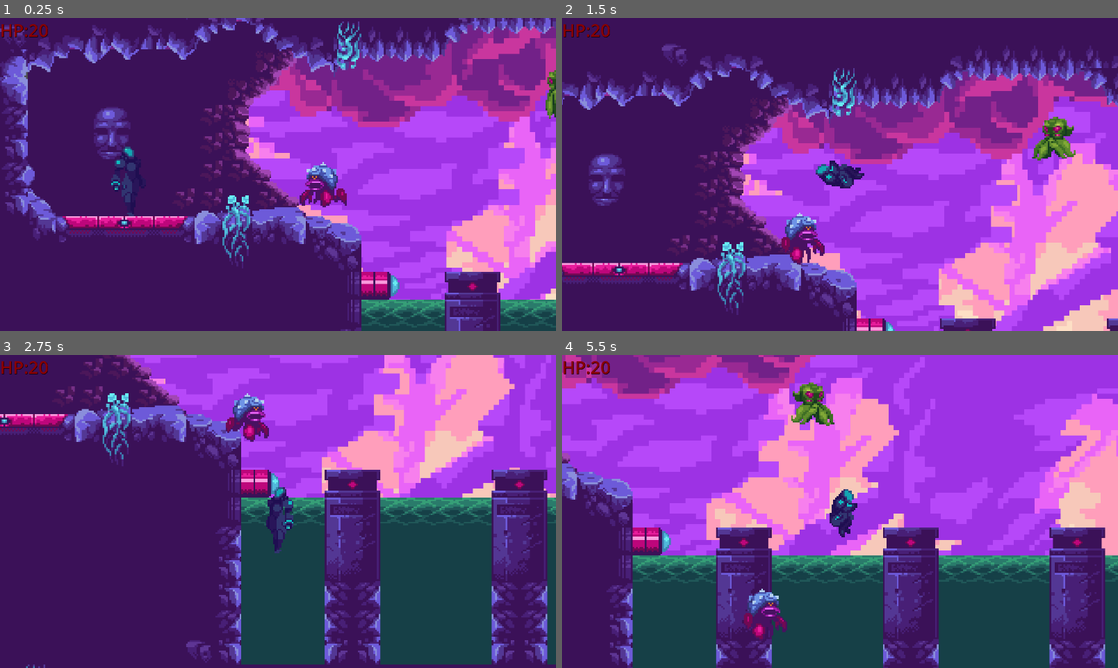
Above: before the commit, frames 1-4 (two rows, left to right).
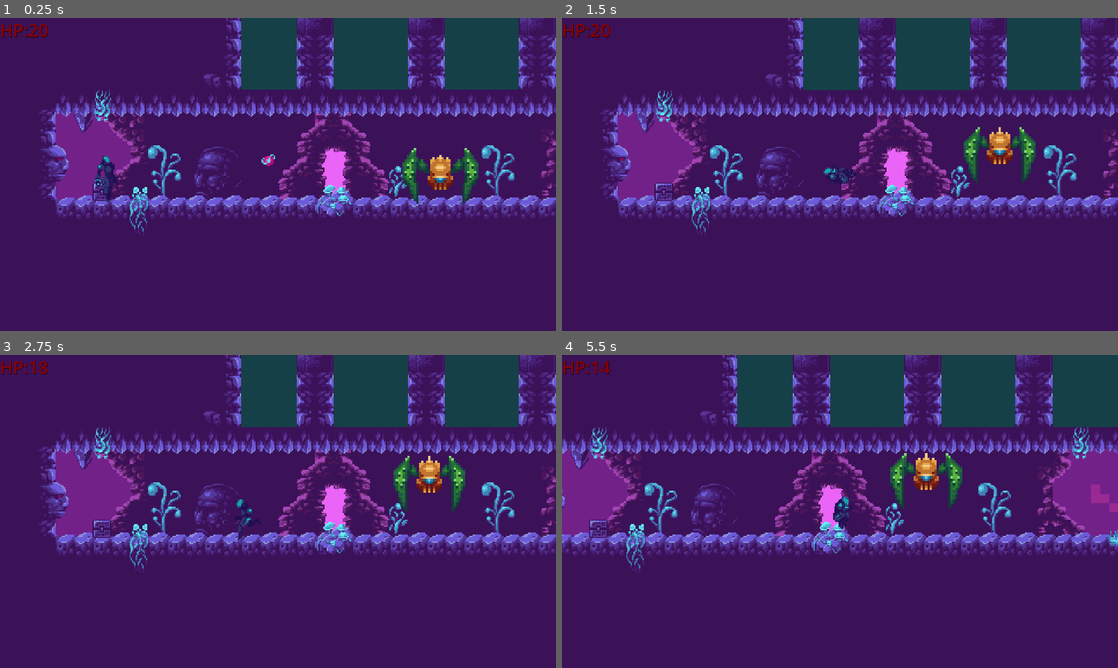
Above: after the commit, the same moments.

Repository: Phlegmlee/Astroshift
Game: Godot game, scene res://Levels/Level_1_Normal.tscn
Same seed, same stepped clock (60 frames per second), same inputs: the game is played once before the commit and once after it. Sound files missing from this copy of the repository are replaced by a short silence.
Inputs (mouse positions are in pixels of both pictures, inside the frame that each line leads up to):
- Up to frame 1 (0.25 s): no input
- Up to frame 2 (1.5 s): move the mouse to (962, 158) at 0.52 s; hold Right (player_right) from 0.53 s (still down); click (962, 158) at 0.6 s; tap W (player_jump) at 0.77 s; move the mouse to (728, 190) at 1.27 s; click (728, 190) at 1.35 s
- Up to frame 3 (2.75 s): tap W (player_jump) at 1.52 s; move the mouse to (333, 442) at 2.02 s; release Right (player_right) at 2.03 s; hold Left (player_left) from 2.03 s (still down); click (333, 442) at 2.1 s
- Up to frame 4 (5.5 s): move the mouse to (812, 574) at 2.77 s; release Left (player_left) at 2.78 s; hold Right (player_right) 2.78-4.28 s; click (812, 574) at 2.85 s; tap W (player_jump) at 3.02, 3.77, 4.52 s; move the mouse to (1006, 558) at 3.52 s; click (1006, 558) at 3.6 s; move the mouse to (673, 464) at 4.27 s; hold Left (player_left) 4.28-5.03 s; click (673, 464) at 4.35 s; move the mouse to (867, 511) at 5.02 s; hold Right (player_right) from 5.03 s (still down); click (867, 511) at 5.1 s

The runs differ from the first frame. In frame 1, 62% of the frame differs, in the area x 0-100%, y 0-100%; in frame 2, 69%; in frame 3, 65%; in frame 4, 90%.

Commit message:
Player Update
Updated animations then broke them even more, changed sprite draw scale and established player attributes that will be constant.

Diff:
--- a/Levels/Level_1_Normal.tscn
+++ b/Levels/Level_1_Normal.tscn
@@ -25,56 +25,38 @@
 [node name="Fungal Planet BG" parent="." instance=ExtResource("1_6ejrl")]
 
 [node name="Alien World" parent="." instance=ExtResource("2_t5ej0")]
-scale = Vector2(2, 2)
 layer_0/name = "bg walls"
 layer_0/tile_data = PackedInt32Array(1835045, 131074, 2, 1835046, 131074, 2, 1900582, 131074, 2, 1900583, 131074, 2, 19 …(2177 unchanged characters)…
 layer_1/name = "Props-Walls"
-layer_1/enabled = true
-layer_1/modulate = Color(1, 1, 1, 1)
-layer_1/y_sort_enabled = false
-layer_1/y_sort_origin = 0
-layer_1/z_index = 0
 layer_1/tile_data = PackedInt32Array(1900554, 131075, 6, 1966090, 131075, 7, 2031626, 131075, 8, 2097162, 131075, 9, 19 …(7406 unchanged characters)…
 layer_2/name = "Cave boarder"
-layer_2/enabled = true
-layer_2/modulate = Color(1, 1, 1, 1)
-layer_2/y_sort_enabled = false
-layer_2/y_sort_origin = 0
-layer_2/z_index = 0
 layer_2/tile_data = PackedInt32Array(1114116, 262145, 1, 1114117, 327681, 1, 1114115, 196609, 1, 1114114, 131073, 1, 11 …(95978 unchanged characters)…
 layer_3/name = "foliage"
-layer_3/enabled = true
-layer_3/modulate = Color(1, 1, 1, 1)
-layer_3/y_sort_enabled = false
-layer_3/y_sort_origin = 0
-layer_3/z_index = 0
 layer_3/tile_data = PackedInt32Array(720908, 524289, 4, 2031633, 196609, 6, 2097169, 196609, 7, 2031634, 262145, 6, 209 …(252 unchanged characters)…
 layer_4/name = "water"
-layer_4/enabled = true
 layer_4/modulate = Color(0.521569, 0.666667, 0.490196, 1)
-layer_4/y_sort_enabled = false
-layer_4/y_sort_origin = 0
-layer_4/z_index = 0
 layer_4/tile_data = PackedInt32Array(1310733, 1441793, 3, 1376269, 1441793, 4, 1310734, 1441793, 3, 1376270, 1441793, 4 …(1933 unchanged characters)…
 
 [node name="Powerup" parent="." instance=ExtResource("4_haapd")]
-position = Vector2(445, 960)
+position = Vector2(232, 476)
+scale = Vector2(1, 1)
 
 [node name="Player" type="Node2D" parent="."]
 
 [node name="Player" parent="Player" instance=ExtResource("1_ypanh")]
-position = Vector2(150, 473)
+position = Vector2(93, 469)
 
 [node name="Mobs" type="Node2D" parent="."]
 
 [node name="crab" parent="Mobs" instance=ExtResource("4_cxs3e")]
-position = Vector2(373, 471)
+position = Vector2(827, 294)
 
 [node name="Squid" parent="Mobs" instance=ExtResource("6_l762q")]
-position = Vector2(644, 403)
+position = Vector2(371, 212)
+motion_mode = 1
 
 [node name="Jumper" parent="Mobs" instance=ExtResource("7_v16pw")]
-position = Vector2(771, 985)
+position = Vector2(381, 490)
 
 [node name="UserInterface" type="CanvasLayer" parent="."]
 
--- a/Player/Bullet.tscn
+++ b/Player/Bullet.tscn
@@ -60,6 +60,7 @@
 shape = SubResource("CapsuleShape2D_p3hur")
 
 [node name="BulletSprite" type="AnimatedSprite2D" parent="."]
+visible = false
 scale = Vector2(2.5, 2.5)
 sprite_frames = SubResource("SpriteFrames_eoj6f")
 autoplay = "default"
--- a/Player/Player.tscn
+++ b/Player/Player.tscn
@@ -49,7 +49,6 @@
 
 [sub_resource type="Animation" id="Animation_blklk"]
 resource_name = "BaseDuck"
-loop_mode = 1
 tracks/0/type = "value"
 tracks/0/imported = false
 tracks/0/enabled = true
@@ -103,7 +102,6 @@
 
 [sub_resource type="Animation" id="Animation_ljdp1"]
 resource_name = "BaseIdle"
-loop_mode = 1
 step = 0.25
 tracks/0/type = "value"
 tracks/0/imported = false
@@ -158,7 +156,6 @@
 
 [sub_resource type="Animation" id="Animation_ok3g5"]
 resource_name = "BaseRun"
-loop_mode = 1
 tracks/0/type = "value"
 tracks/0/imported = false
 tracks/0/enabled = true
@@ -208,7 +205,8 @@
 }
 
 [sub_resource type="CapsuleShape2D" id="CapsuleShape2D_2nlvs"]
-height = 76.0
+radius = 7.0
+height = 38.0
 
 [sub_resource type="AtlasTexture" id="AtlasTexture_d8qae"]
 atlas = ExtResource("5_xwqgs")
@@ -712,13 +710,13 @@
 states/BlendSpace2D/position = Vector2(228.635, 185.769)
 states/Start/position = Vector2(189.5, 102.585)
 transitions = ["Start", "BaseIdle", SubResource("AnimationNodeStateMachineTransition_crlx7"), "BaseIdle", "BaseRun", Su …(1606 unchanged characters)…
-graph_offset = Vector2(-85.3648, 26.769)
+graph_offset = Vector2(-28.4548, 71.3415)
 
 [node name="Player" type="CharacterBody2D"]
 script = ExtResource("1_uqs5m")
 
 [node name="Camera2D" type="Camera2D" parent="."]
-zoom = Vector2(3, 3)
+zoom = Vector2(4, 4)
 limit_left = 0
 limit_top = 0
 limit_bottom = 2056
@@ -730,19 +728,18 @@
 autoplay = "BaseIdle"
 
 [node name="CollisionShape2D" type="CollisionShape2D" parent="."]
-position = Vector2(0, 10)
+position = Vector2(0, 4)
 shape = SubResource("CapsuleShape2D_2nlvs")
 
 [node name="Astro" type="AnimatedSprite2D" parent="."]
-position = Vector2(2.08165e-12, 2.08165e-12)
-scale = Vector2(2, 2)
 sprite_frames = SubResource("SpriteFrames_4pjmv")
-animation = &"BaseIdle"
+animation = &"BaseRun"
 autoplay = "BaseIdle"
 frame = 1
+metadata/_edit_lock_ = true
 
 [node name="ShootPosition" type="Node2D" parent="."]
-position = Vector2(31, -5)
+position = Vector2(14, 1)
 
 [node name="AnimationTree" type="AnimationTree" parent="."]
 active = false
--- a/Player/Player_Script.gd
+++ b/Player/Player_Script.gd
@@ -2,10 +2,10 @@
 
 # Player Attribute Variables
 var playerHealth = 20
-const SPEED = 300.0
-const JUMP_VELOCITY = -450.0
-const powerSPEED = 350.0
-const powerJUMP = -500.0
+const SPEED = 150.0
+const JUMP_VELOCITY = -300.0
+const powerSPEED = 200.0
+const powerJUMP = -350.0
 var direction = Vector2(0,0)
 
 # Get the gravity from the project settings.
@@ -95,7 +95,7 @@
 	else:
 		anim["parameters/conditions/isJumping"] = false
 
-	# Bled Space
+	# Blend Space
 	anim["parameters/BlendSpace2D/blend_position"] = direction
 
 func shoot():
@@ -105,5 +105,5 @@
 
 func Death():
 	print("Player Death")
-	queue_free()
-	get_tree().change_scene_to_file("res://Levels/Level_1_Normal.tscn")
+	self.queue_free()
+	#get_tree().change_scene_to_file("res://Levels/Level_1_Normal.tscn")
Not shown, added: Assets/Sprite Sheets/Player/Black and White/player-cling.png.import
Not shown, added: Assets/Sprite Sheets/Player/Black and White/player-duck.png.import
Not shown, added: Assets/Sprite Sheets/Player/Black and White/player-hurt-flash.png.import
Not shown, added: Assets/Sprite Sheets/Player/Black and White/player-hurt.png.import
Not shown, added: Assets/Sprite Sheets/Player/Black and White/player-idle.png.import
Not shown, added: Assets/Sprite Sheets/Player/Black and White/player-jump.png.import
Not shown, added: Assets/Sprite Sheets/Player/Black and White/player-run-shoot.png.import
Not shown, added: Assets/Sprite Sheets/Player/Black and White/player-run.png.import
Not shown, added: Assets/Sprite Sheets/Player/Black and White/player-shoot-up.png.import
Not shown, added: Assets/Sprite Sheets/Player/Black and White/player-stand.png.import
Not shown: 1 places in Objects/Powerup.tscn that only renumber resources
